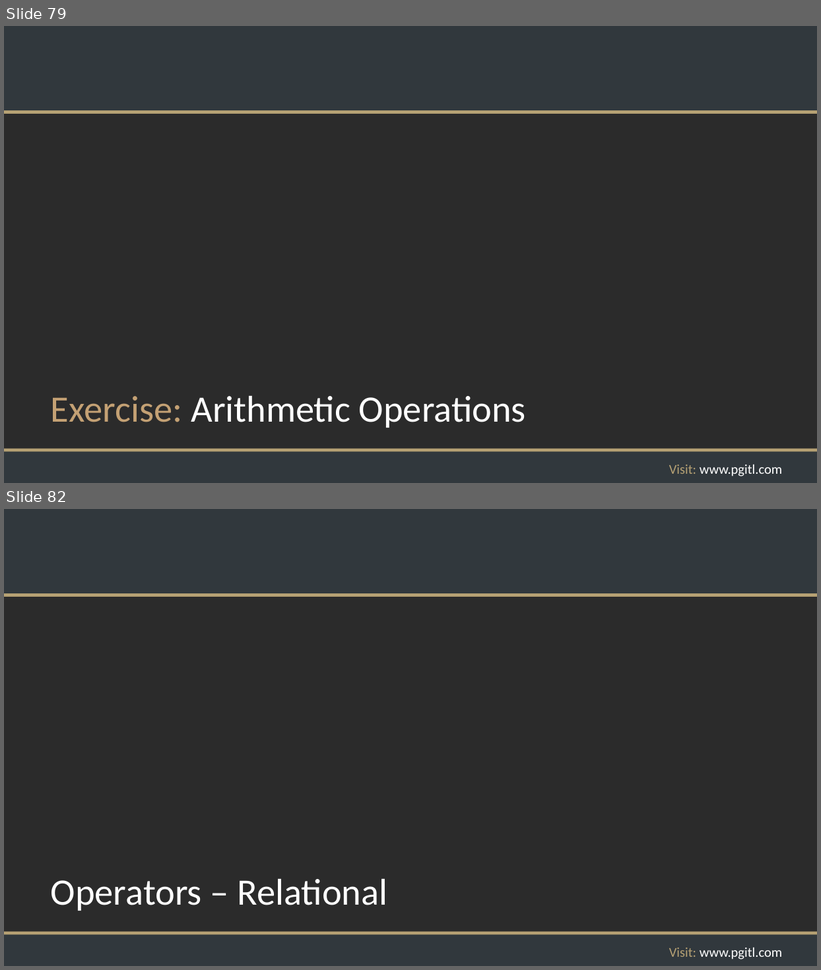
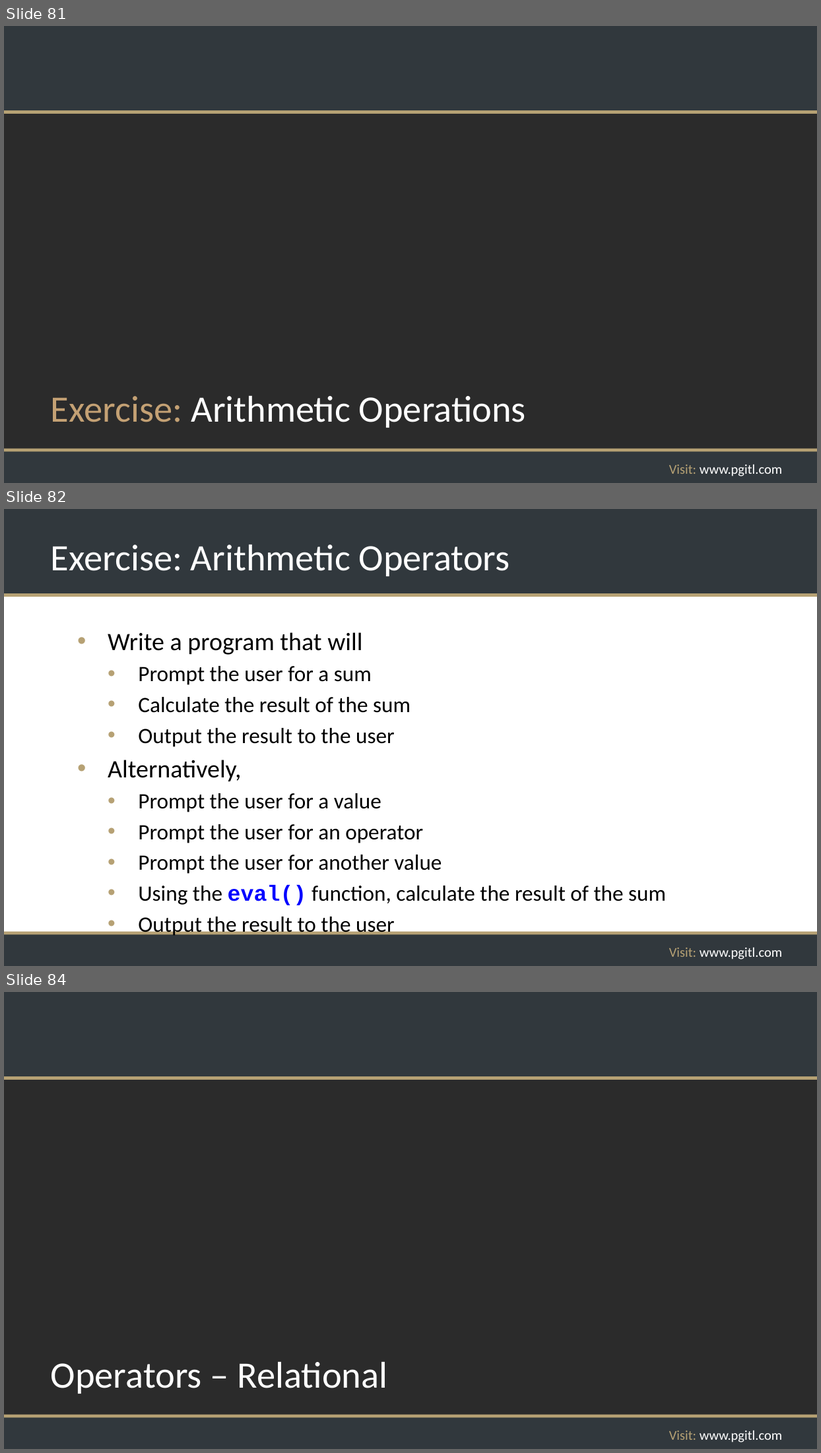
Before and after one commit to rikkouri/project-a, a slide deck: Programming Foundations.pptx. Shown one above the other, each under a label of ours: slides 79 and 82 before the commit, slides 81, 82 and 84 after it; the slides between them are not shown. The pictures are 821x970 and 821x1453 pixels, drawn with LibreOffice and Linux fonts; fonts in the diff are those of the drawing; background and template pictures are left out; a plain dark background stands for a picture behind light text. Boxes give left, top, right and bottom in pixels: in the first picture for what was removed or moved away, otherwise in the second. Text is boxed around its words. In the diff, an @@ line names an element or a change of style, - is before the commit and + after.

Commit message:
Arith ops exercise

```diff
--- a/Programming Foundations.pptx
+++ b/Programming Foundations.pptx
@@ slide 82 added at <box>4,509,817,966</box>, background #FFFFFF; not listed: 5 template elements that a slide beside it also shows @@
@@ title added at <box>51,544,510,576</box>, 44 pt, text #FFFFFF @@
+Exercise: Arithmetic Operators
@@ text added at <box>108,632,666,937</box>, 25.9 pt, text #000000 @@
+• Write a program that will
+  • Prompt the user for a sum
+  • Calculate the result of the sum
+  • Output the result to the user
+• Alternatively,
+  • Prompt the user for a value
+  • Prompt the user for an operator
+  • Prompt the user for another value
+  • Using the eval() function, calculate the result of the sum
+  • Output the result to the user
@@ what was slide 79 is now slide 81 @@
@@ what was slide 82 is now slide 84 @@
```
Also in this commit, not shown: 4 slides changed, 5 other slides added, 2 slides removed, 2 other files.
